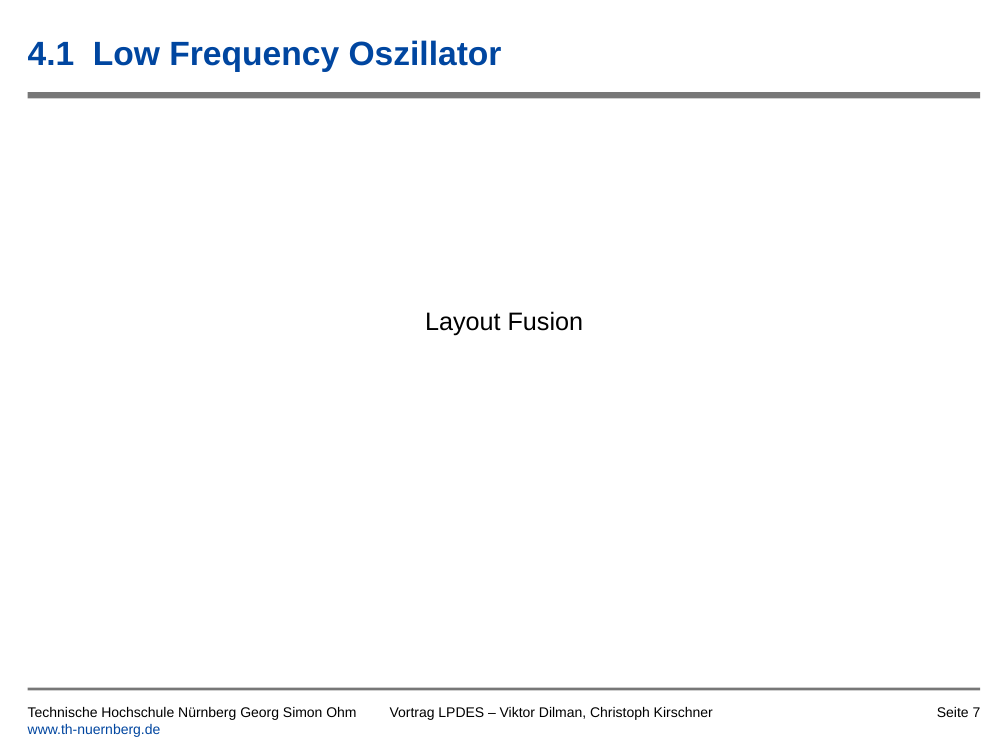
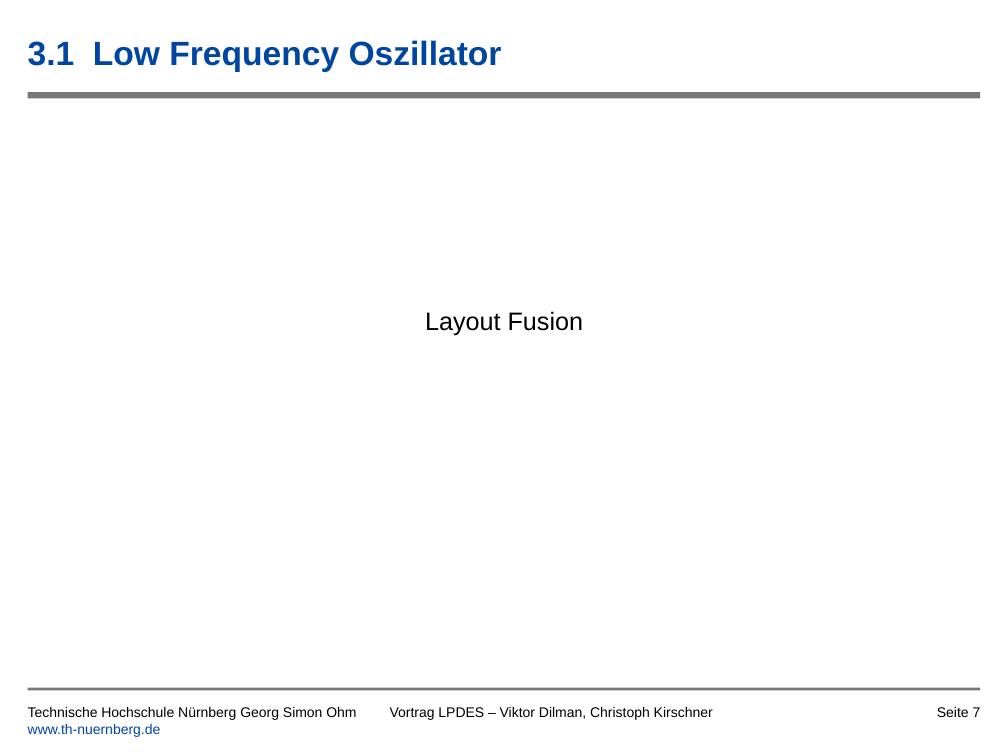
Before and after one commit to tsedlmeier/Synthesizer, a slide deck: slide 7 of Vortrag/Leiterplatte_als_Musikinstrument_Kirschner_Dilman.pptx. Drawn at 1008x756 pixels with LibreOffice and Linux fonts; fonts in the diff are those of the drawing; background and template pictures are left out. Boxes give left, top, right and bottom in pixels: in the first picture for what was removed or moved away, otherwise in the second. Text is boxed around its words. In the diff, an @@ line names an element or a change of style, - is before the commit and + after.

```diff
--- a/Vortrag/Leiterplatte_als_Musikinstrument_Kirschner_Dilman.pptx
+++ b/Vortrag/Leiterplatte_als_Musikinstrument_Kirschner_Dilman.pptx
@@ title at bbox=[28, 40, 502, 72]: text changed @@
-4.1 Low Frequency Oszillator
+3.1 Low Frequency Oszillator
```
Also in this commit, not shown: 5 other slides changed, 2 slides added, 1 other file.
